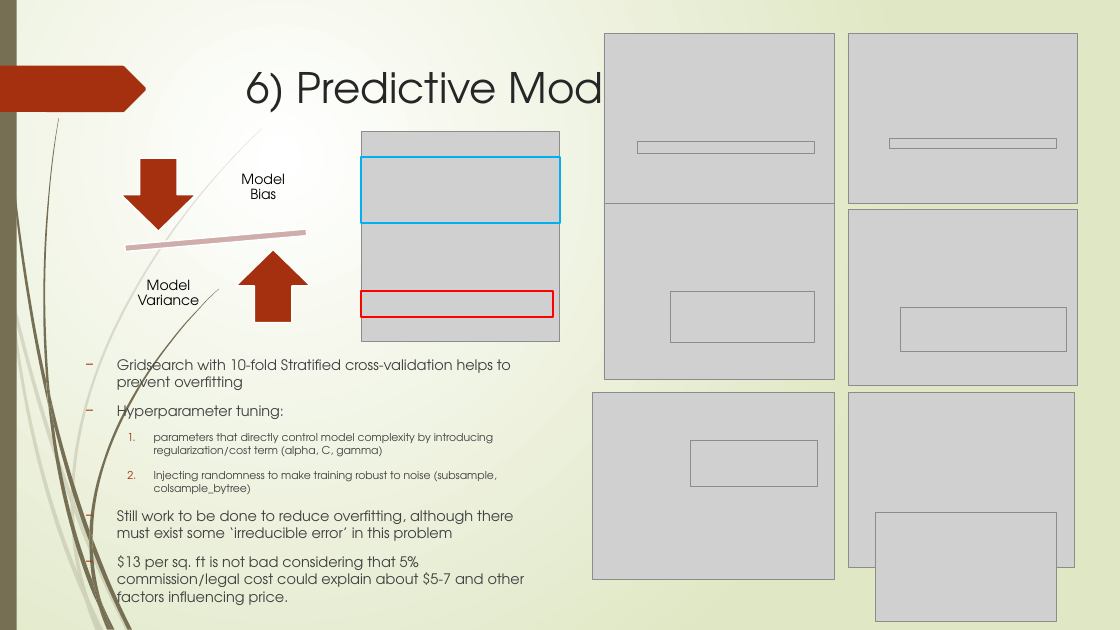
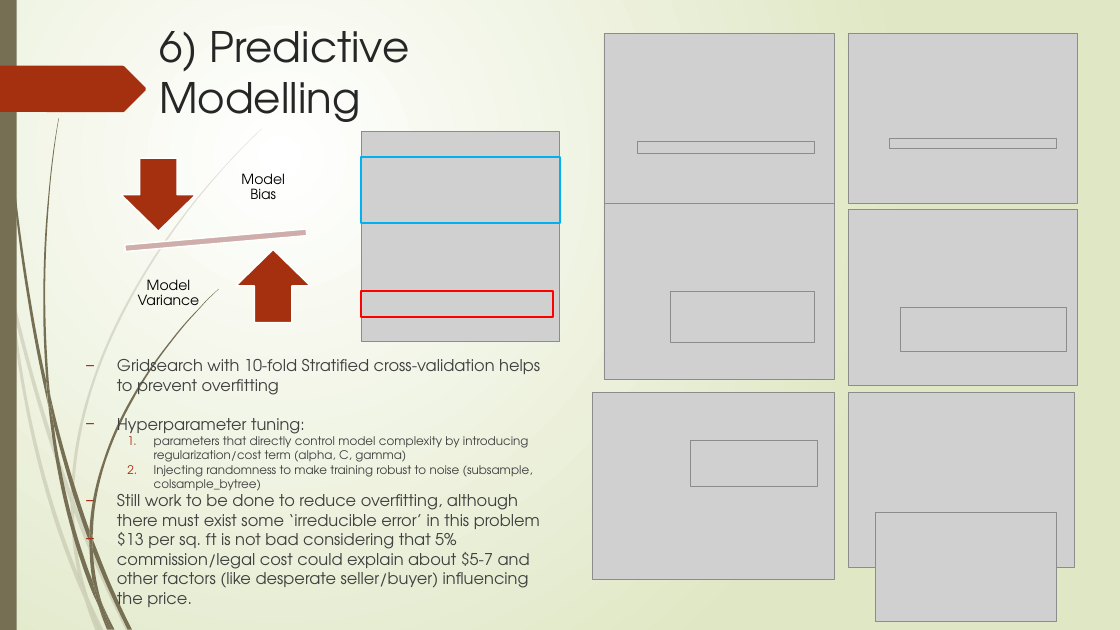
Before and after one commit to supasham/NYCDSA-MachineLearningProject, a slide deck: slide 14 of Applying ML to House Prices in Ames - Shameer Sukha - Feb 2021.pptx (slide 16 before the commit). Drawn at 1120x630 pixels with LibreOffice and Linux fonts; fonts in the diff are those of the drawing; grey boxes stand for pictures. Boxes give left, top, right and bottom in pixels: in the first picture for what was removed or moved away, otherwise in the second. Text is boxed around its words. In the diff, an @@ line names an element or a change of style, - is before the commit and + after.

```diff
--- a/Applying ML to House Prices in Ames - Shameer Sukha - Feb 2021.pptx
+++ b/Applying ML to House Prices in Ames - Shameer Sukha - Feb 2021.pptx
@@ title "6) Predictive Modelling" rewrapped from (x1=247, y1=60, x2=710, y2=123) to (x1=159, y1=31, x2=409, y2=122) @@
@@ text at (x1=117, y1=354, x2=540, y2=535): size 12.4 to 13.9 pt in "Gridsearch with 10-fold Stratified cross-validation helps to ...", "Hyperparameter tuning:", "Still work to be done to reduce ..."; size 9.3 to 10.2 pt in "parameters that directly control model complexity by ...", "Injecting randomness to make training robust to ..."; less space between paragraphs @@
@@ text at (x1=117, y1=532, x2=530, y2=612): text changed; size 12.4 to 13.9 pt @@
-− $13 per sq. ft is not bad considering that 5% commission/legal cost could explain about $5-7 and other factors influencing price.
+− $13 per sq. ft is not bad considering that 5% commission/legal cost could explain about $5-7 and other factors (like desperate seller/buyer) influencing the price.
```
Also in this commit, not shown: 13 other slides changed, 2 slides removed, 2 other files.
